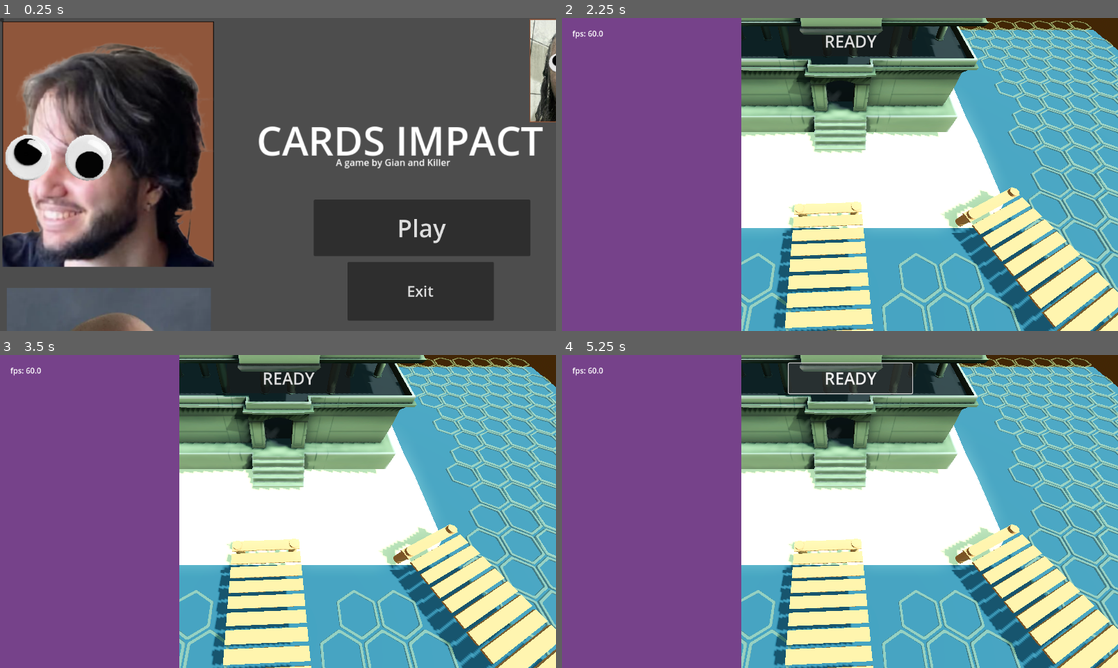
Above: before the commit, frames 1-4 (two rows, left to right).
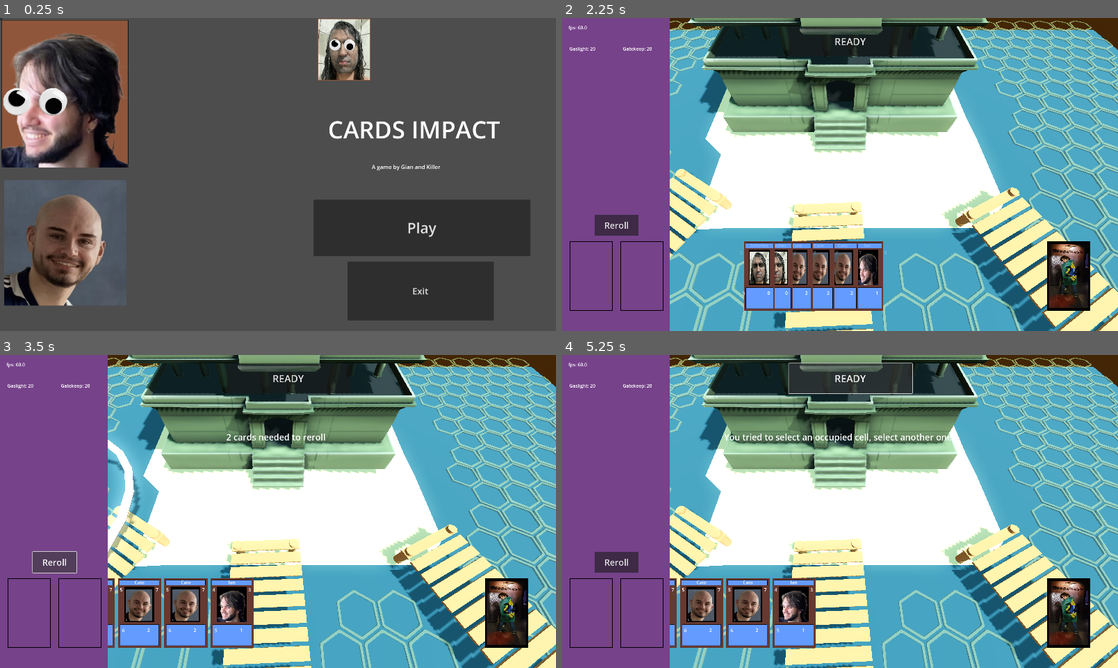
Above: after the commit, the same moments.

Repository: GianOM/Cards_Impact
Game: Godot game, scene res://Scenes/main_menu.tscn
Same seed, same stepped clock (60 frames per second), same inputs: the game is played once before the commit and once after it.
Inputs (mouse positions are in pixels of both pictures, inside the frame that each line leads up to; where the layout moved, square brackets give the same spot in the first picture):
- Up to frame 1 (0.25 s): no input
- Up to frame 2 (2.25 s): click (562, 18) [562, 21] at 0.5 s; click (562, 18) [562, 21] at 1.25 s; click "Play" at 2 s
- Up to frame 3 (3.5 s): click (55, 561) at 2.75 s, where only the run after the commit has a clickable "Reroll"
- Up to frame 4 (5.25 s): click (562, 355) [562, 358] at 3.5 s; click (562, 355) [562, 358] at 4.25 s; click "READY" at 5 s

The runs differ from the first frame. In frame 1, 37% of the frame differs, in the area x 0-100%, y 0-100%; in frame 2, 21%; in frame 3, 19%; in frame 4, 19%.
Error before the commit: Invalid call. Nonexistent function 'occupied_tile_warning' in base 'Node (signal_manager.gd)'. (res://Scripts/Player)

Commit message:
Error Messages

Diff:
--- a/WEEK 1 BUILD/Scenes/2D/card.tscn
+++ b/WEEK 1 BUILD/Scenes/2D/card.tscn
@@ -192,6 +192,7 @@
 script = ExtResource("1_wcwoo")
 
 [node name="CardBackImage" type="Sprite2D" parent="."]
+visible = false
 scale = Vector2(0.3, 0.3)
 texture = ExtResource("2_w5bov")
 
@@ -236,5 +237,19 @@
 &"": SubResource("AnimationLibrary_bnspj")
 }
 
+[node name="GaslightTokens" type="RichTextLabel" parent="."]
+offset_left = -60.0
+offset_top = 48.0
+offset_right = -31.0
+offset_bottom = 75.0
+text = "0"
+
+[node name="GatekeepTokens" type="RichTextLabel" parent="."]
+offset_left = 27.0
+offset_top = 47.0
+offset_right = 55.0
+offset_bottom = 73.0
+text = "0"
+
 [connection signal="mouse_entered" from="CardArea2D" to="." method="_on_card_area_2d_mouse_entered"]
 [connection signal="mouse_exited" from="CardArea2D" to="." method="_on_card_area_2d_mouse_exited"]
--- a/WEEK 1 BUILD/Scenes/Main2D.tscn
+++ b/WEEK 1 BUILD/Scenes/Main2D.tscn
@@ -109,9 +109,9 @@
 anchor_right = 0.629
 anchor_bottom = 0.12
 offset_left = 0.135986
-offset_top = -0.200002
+offset_top = -0.200003
 offset_right = 0.391968
-offset_bottom = 0.239998
+offset_bottom = 0.240005
 theme_override_font_sizes/font_size = 34
 text = "READY"
 script = ExtResource("5_hrbg0")
@@ -212,6 +212,20 @@
 theme_override_font_sizes/font_size = 30
 text = "Select"
 
+[node name="GaslightTokens" type="RichTextLabel" parent="LeftMenu"]
+offset_left = 23.0
+offset_top = 92.0
+offset_right = 176.0
+offset_bottom = 119.0
+text = "Gaslight: "
+
+[node name="GatekeepTokens" type="RichTextLabel" parent="LeftMenu"]
+offset_left = 208.0
+offset_top = 92.0
+offset_right = 356.0
+offset_bottom = 119.0
+text = "Gatekeep:"
+
 [connection signal="pressed" from="InGameMenu/Button" to="." method="_on_button_pressed"]
 [connection signal="timeout" from="UI/Timer" to="." method="_on_timer_timeout"]
 [connection signal="pressed" from="UI/CanvasLayer/Ready" to="UI/CanvasLayer/Ready" method="_on_pressed"]
--- a/WEEK 1 BUILD/Scripts/2D/Ready_Button.gd
+++ b/WEEK 1 BUILD/Scripts/2D/Ready_Button.gd
@@ -1,6 +1,7 @@
 extends Button
 
 var I_AM_READY: bool = false
+
 
 func _on_pressed() -> void:
 	if ReadyButton.I_AM_READY == false:
--- a/WEEK 1 BUILD/Scripts/2D/card.gd
+++ b/WEEK 1 BUILD/Scripts/2D/card.gd
@@ -9,6 +9,8 @@
 var card_atk
 var card_hp
 var card_type
+var gaslight_cost
+var gatekeep_cost
 
 var is_reroll_card = false
 
--- a/WEEK 1 BUILD/Scripts/2D/card_database.gd
+++ b/WEEK 1 BUILD/Scripts/2D/card_database.gd
@@ -1,7 +1,7 @@
-const CARDS = { #atk, hp, type
-	"Ian" = [4, 3, "Attack"],
-	"Scholles" = [2, 2, "Attack"],
-	"Gian" = [10, 1, "Attack"],
-	"Luis" = [1, 9, "Attack"],
-	"Caio" = [5, 7, "Attack"]
+const CARDS = { #atk, hp, type, gaslight cost, gatekeep cost
+	"Ian" = [4, 3, "Attack", 5, 1],
+	"Scholles" = [2, 2, "Attack", 3, 0],
+	"Gian" = [10, 1, "Attack", 9, 2],
+	"Luis" = [1, 9, "Attack", 1, 7],
+	"Caio" = [5, 7, "Attack", 6, 2]
 }
--- a/WEEK 1 BUILD/Scripts/2D/deck.gd
+++ b/WEEK 1 BUILD/Scripts/2D/deck.gd
@@ -2,7 +2,7 @@
 
 const CARD_SCENE_PATH = "res://Scenes/2D/card.tscn"
 const CARD_DRAW_SPEED = 0.3
-const STARTING_HAND_SIZE = 4
+const STARTING_HAND_SIZE = 6
 #const COLLISION_MASK_CARD = 1
 #const COLLISION_MASK_REROLL_SLOT = 16
 var rerolled_card_1
@@ -12,7 +12,8 @@
 var rerolled_cards = []
 var new_card
 var player_deck = ["Ian", "Scholles", "Caio", "Gian", "Luis", "Ian", "Scholles", "Caio", "Gian", "Luis",
-					"Ian", "Scholles", "Caio", "Gian", "Luis", "Ian", "Scholles", "Caio", "Gian", "Luis"]
+"Ian", "Scholles", "Caio", "Gian", "Luis", "Ian", "Scholles", "Caio", "Gian", "Luis",
+"Ian", "Scholles", "Caio", "Gian", "Luis", "Ian", "Scholles", "Caio", "Gian", "Luis"]
 var card_database_reference
 
 
@@ -41,12 +42,15 @@
 	#$"../CardManager".add_child(new_card)
 	#new_card.position = position
 	var card_image_path = str("res://Assets/2D Assets/" + card_drawn_name + "Card.png")
+
 	new_card.get_node("CardImage").texture = load(card_image_path)
 
 	new_card.get_node("ATK").text = str(card_database_reference.CARDS[card_drawn_name][0])
 	new_card.get_node("HP").text = str(card_database_reference.CARDS[card_drawn_name][1])
 	new_card.card_type = card_database_reference.CARDS[card_drawn_name][2]
 	new_card.get_node("Name").text = card_drawn_name
+	new_card.get_node("GaslightTokens").text = str(card_database_reference.CARDS[card_drawn_name][3])
+	new_card.get_node("GatekeepTokens").text = str(card_database_reference.CARDS[card_drawn_name][4])
 	$"../CardManager".add_child(new_card)
 	new_card.position = position
 	new_card.name = "Card"
@@ -75,6 +79,9 @@
 	new_card.get_node("Name").text = card_drawn_name
 	new_card.get_node("ATK").text = str(card_database_reference.CARDS[card_drawn_name][0])
 	new_card.get_node("HP").text = str(card_database_reference.CARDS[card_drawn_name][1])
+	new_card.card_type = card_database_reference.CARDS[card_drawn_name][2]
+	new_card.get_node("GaslightTokens").text = str(card_database_reference.CARDS[card_drawn_name][3])
+	new_card.get_node("GatekeepTokens").text = str(card_database_reference.CARDS[card_drawn_name][4])
 	#set variables according to the card drawn, so they can be used later------
 	new_card.card_name = card_drawn_name
 	new_card.card_atk = card_database_reference.CARDS[card_drawn_name][0]
@@ -237,7 +244,7 @@
 		if is_instance_valid(card): # Garante que o nó ainda existe antes de tentar liberá-lo
 			card.queue_free()
 
-	# Desativar elementos da UI (seja lá o que esses RerollSlot sejam)
+
 	$"../LeftMenu/FullBGImage".visible = false
 	$"../LeftMenu/RerollSlot1".visible = false
 	$"../LeftMenu/RerollSlot2".visible = false
--- a/WEEK 1 BUILD/Scripts/2D/input_manager.gd
+++ b/WEEK 1 BUILD/Scripts/2D/input_manager.gd
@@ -3,6 +3,7 @@
 signal left_mouse_button_clicked
 signal left_mouse_button_released
 
+const COLLISION_MASK_CARD_IN_HAND = 8
 const COLLISION_MASK_CARD = 1
 const COLLISION_MASK_REROLL_SLOT = 16
 const COLLISION_MASK_DECK = 4 #is set to 3 in inspector, but inspector and output show different values,
@@ -39,6 +40,7 @@
 			if card_found:
 				#print("card found")
 				card_manager_reference.start_drag(card_found)
+				#card_manager_reference.select_rerolled_card(card_found)
 		elif result_collision_mask == COLLISION_MASK_DECK:
 			#deck clicked
 			deck_reference.draw_card()
--- a/WEEK 1 BUILD/Scripts/2D/left_menu.gd
+++ b/WEEK 1 BUILD/Scripts/2D/left_menu.gd
@@ -40,7 +40,8 @@
 			$FullBGImage.visible = true
 			#$RerollSlot1.visible = true
 	else:
-		print("needs 2 cards to reroll")
+		SignalManager.unable_to_reroll()
+		#print("needs 2 cards to reroll")
 	$RerollButton.disabled = false
 
 
--- a/WEEK 1 BUILD/Scripts/main_2d.gd
+++ b/WEEK 1 BUILD/Scripts/main_2d.gd
@@ -3,35 +3,50 @@
 
 @onready var fps: Label = $UI/FPS
 @onready var in_game_menu: CanvasLayer = $InGameMenu
-@onready var is_on_main_menu = false
+@onready var is_on_menu = false
 @onready var is_hovering_on_main_menu = false
 @onready var timer: Timer = $UI/Timer
 
 
+
+var gaslight_token: int
+var gatekeep_token: int
+
 func _process(_delta):
+
+
 	fps.text = ""
 	fps.text += "fps: " + str(Engine.get_frames_per_second())
 
 func _ready() -> void:
+	gaslight_token = gaslight_token + 20
+	gatekeep_token = gatekeep_token + 20
+	$LeftMenu/GaslightTokens.text = "Gaslight: " + str(gaslight_token)
+	$LeftMenu/GatekeepTokens.text = "Gatekeep: " + str(gatekeep_token)
+	in_game_menu.visible = false
+	SignalManager.connect("occupied_tile", tile_occupied)
+	SignalManager.connect("cannot_reroll", cant_reroll)
+	SignalManager.connect("cannot_deploy_in_enemy_field", cannot_place_in_enemy_field)
 
-
-	in_game_menu.visible = false
-	SignalManager.connect("signal_manager_warning", reemit_signal)
-
-func reemit_signal():
-
+func tile_occupied():
 	$UI/Warnings.text = "You tried to select an occupied cell, select another one"
+	timer.start()
+func cant_reroll():
+	$UI/Warnings.text = "2 cards needed to reroll"
+	timer.start()
+func cannot_place_in_enemy_field():
+	$UI/Warnings.text = "VOCE NÃO PODE COLOCAR TORRES EM BASES INIMIGAS, DUMB DUMB"
 	timer.start()
 
 # Called every frame. 'delta' is the elapsed time since the previous frame.
 
 func _input(event: InputEvent) -> void:
-	if event.is_action_pressed("ESC") && is_on_main_menu == false:
+	if event.is_action_pressed("ESC") && is_on_menu == false:
 		in_game_menu.visible = true
-		is_on_main_menu = true
-	elif event.is_action_pressed("ESC") && is_on_main_menu == true:
+		is_on_menu = true
+	elif event.is_action_pressed("ESC") && is_on_menu == true:
 		in_game_menu.visible = false
-		is_on_main_menu = false
+		is_on_menu = false
 #------NEED TO FIND A WAY TO CLOSE IN GAME MENU BY CLICKING OUT-----
 
 #------ALSO NEED TO STOP INTERACTING WITH BACKGROUND WHEN IN GAME MENU IS OPEN-
--- a/WEEK 1 BUILD/Scripts/main_3d.gd
+++ b/WEEK 1 BUILD/Scripts/main_3d.gd
@@ -5,6 +5,7 @@
 
 
 func hideUI():
+
 	main_2d.set_process_mode(Node.PROCESS_MODE_DISABLED)
 	main_2d.visible = false
 func showUI():
@@ -17,6 +18,7 @@
 	if Input.is_action_just_pressed("hide_ui"): #just_pressed triggers only once
 		if ui_visible == false:
 			ui_visible = true
+
 			hideUI()
 		else:
 			ui_visible = false
--- a/WEEK 1 BUILD/Scripts/signal_manager.gd
+++ b/WEEK 1 BUILD/Scripts/signal_manager.gd
@@ -1,9 +1,17 @@
 extends Node
 
 @warning_ignore("unused_signal")
-signal signal_manager_warning
+signal occupied_tile
+signal cannot_reroll
+signal cannot_deploy_in_enemy_field
 
 var is_ready
 
-func send_warning():
-	SignalManager.emit_signal("signal_manager_warning")
+func occupied_tile_warning():
+	SignalManager.emit_signal("occupied_tile")
+
+func unable_to_reroll():
+	SignalManager.emit_signal("cannot_reroll")
+
+func cannot_interact_with_enemy_field():
+	SignalManager.emit_signal("cannot_deploy_in_enemy_field")
--- a/WEEK 1 BUILD/project.godot
+++ b/WEEK 1 BUILD/project.godot
@@ -23,6 +23,9 @@
 
 [display]
 
+window/size/viewport_width=1920
+window/size/viewport_height=1080
+window/size/mode=3
 window/stretch/mode="viewport"
 window/vsync/vsync_mode=0
 
